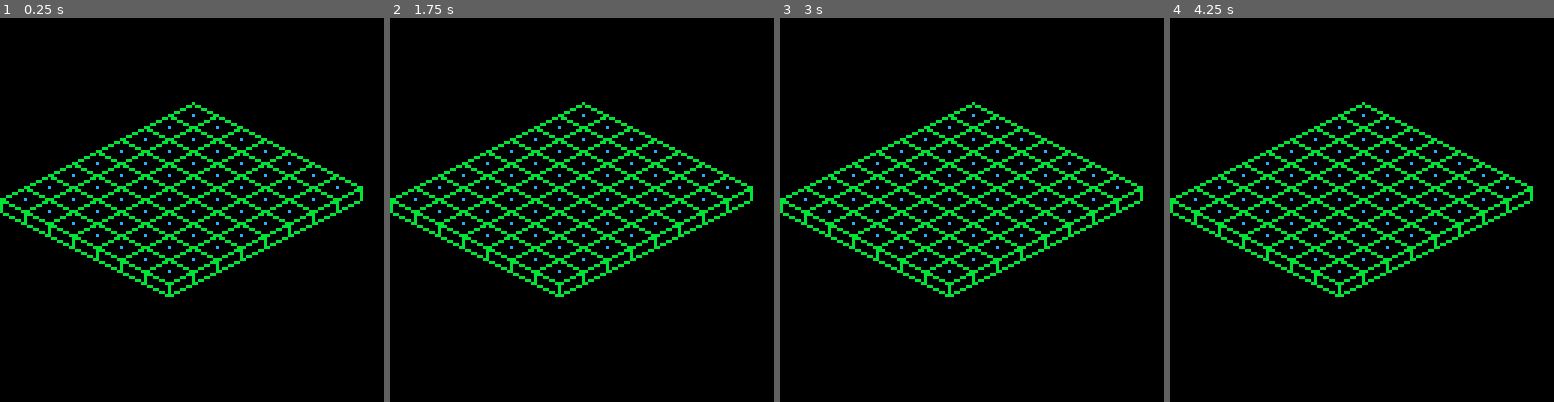
Above: before the commit, frames 1-4 (left to right).
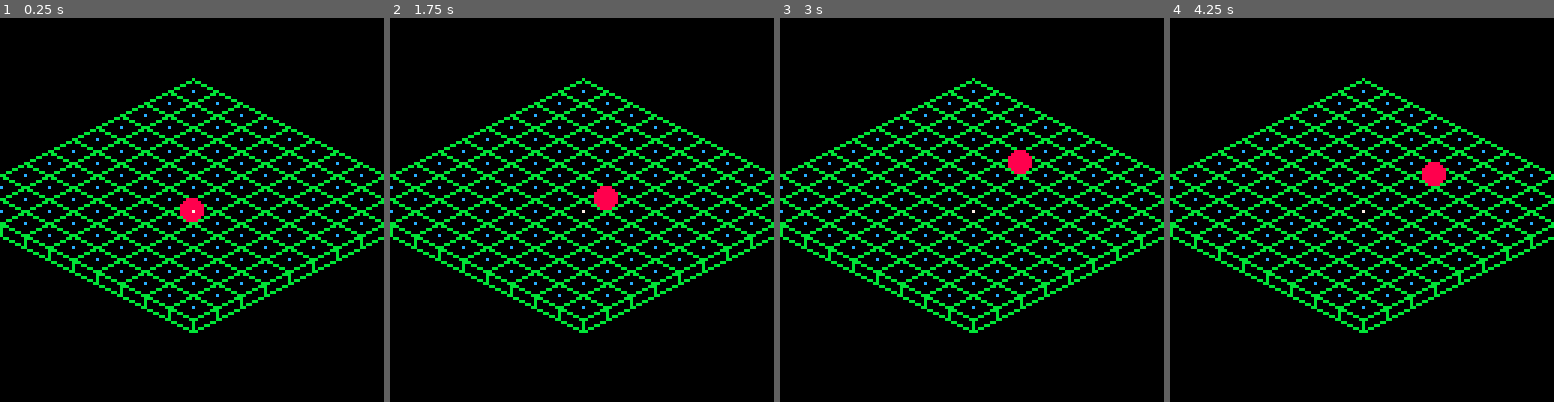
Above: after the commit, the same moments.

Repository: felixOlesen/PICO-8
Game: PICO-8 cartridge isometrics.p8
Same seed, same stepped clock (60 frames per second), same inputs: the game is played once before the commit and once after it.
Inputs:
- Up to frame 1 (0.25 s): no input
- Up to frame 2 (1.75 s): hold Right from 1.6 s (still down)
- Up to frame 3 (3 s): release Right at 2.1 s; hold Up 2.15-2.42 s; hold Right from 2.47 s (still down)
- Up to frame 4 (4.25 s): release Right at 3.03 s; hold Left 3.08-3.58 s; hold Down 3.63-3.97 s; hold Right from 4.02 s (still down)

The runs differ from the first frame. In frame 1, 6.1% of the frame differs, in the area x 0-100%, y 15-83%; in frame 2, 6.1%; in frame 3, 6.1%; in frame 4, 6.1%.

Commit message:
feature/added isometric grid movement and sample player sprite

Diff:
--- a/isometrics.p8
+++ b/isometrics.p8
@@ -3,27 +3,29 @@
 __lua__
 function _init()
 init_grid()
-
+init_player()
 end
 
 function _update()
 	update_grid()
+	update_player()
 end
 
 function _draw()
 	cls(0)
 	draw_grid()
+	draw_player()
 
 end
 -->8
 --grid
 function init_grid()
 	grid={}
-	grid_w=8
-	grid_h=7
+	grid_w=10
+	grid_h=10
 	c_gap_y=12
 	c_gap_x=16
-	origin_x=0
+	origin_x=-16
 	origin_y=64
 	grid_space=16
 	c_h=4
@@ -98,10 +100,40 @@
 		line(c.x+8,c.y+c_h,c.x+8,c.y,11)
 	end
 end
+-->8
+--player
+function init_player()
+	player={x=64,
+									y=64,
+									sprite=1}
+end
+
+function update_player()
+	if btnp(2) then
+		dir="up"
+		player.x,player.y=move(player.x,player.y,dir)
+	elseif btnp(1) then
+			dir="right"
+			player.x,player.y=move(player.x,player.y,dir)
+	elseif btnp(3) then
+			dir="down"
+			player.x,player.y=move(player.x,player.y,dir)
+	elseif btnp(0) then
+			dir="left"
+			player.x,player.y=move(player.x,player.y,dir)
+	end
+end
+
+function draw_player()
+	spr(player.sprite,player.x-4,player.y-4)
+	pset(64,64,7)
+end
 __gfx__
-00000000000000000000000000000000000000000000000000000000000000000000000000000000000000000000000000000000000000000000000000000000
-00000000000000000000000000000000000000000000000000000000000000000000000000000000000000000000000000000000000000000000000000000000
-00700700000000000000000000000000000000000000000000000000000000000000000000000000000000000000000000000000000000000000000000000000
-00077000000000000000000000000000000000000000000000000000000000000000000000000000000000000000000000000000000000000000000000000000
-00077000000000000000000000000000000000000000000000000000000000000000000000000000000000000000000000000000000000000000000000000000
-00700700000000000000000000000000000000000000000000000000000000000000000000000000000000000000000000000000000000000000000000000000
+00000000008888000000000000000000000000000000000000000000000000000000000000000000000000000000000000000000000000000000000000000000
+00000000088888800000000000000000000000000000000000000000000000000000000000000000000000000000000000000000000000000000000000000000
+00700700888888880000000000000000000000000000000000000000000000000000000000000000000000000000000000000000000000000000000000000000
+00077000888888880000000000000000000000000000000000000000000000000000000000000000000000000000000000000000000000000000000000000000
+00077000888888880000000000000000000000000000000000000000000000000000000000000000000000000000000000000000000000000000000000000000
+00700700888888880000000000000000000000000000000000000000000000000000000000000000000000000000000000000000000000000000000000000000
+00000000088888800000000000000000000000000000000000000000000000000000000000000000000000000000000000000000000000000000000000000000
+00000000008888000000000000000000000000000000000000000000000000000000000000000000000000000000000000000000000000000000000000000000
